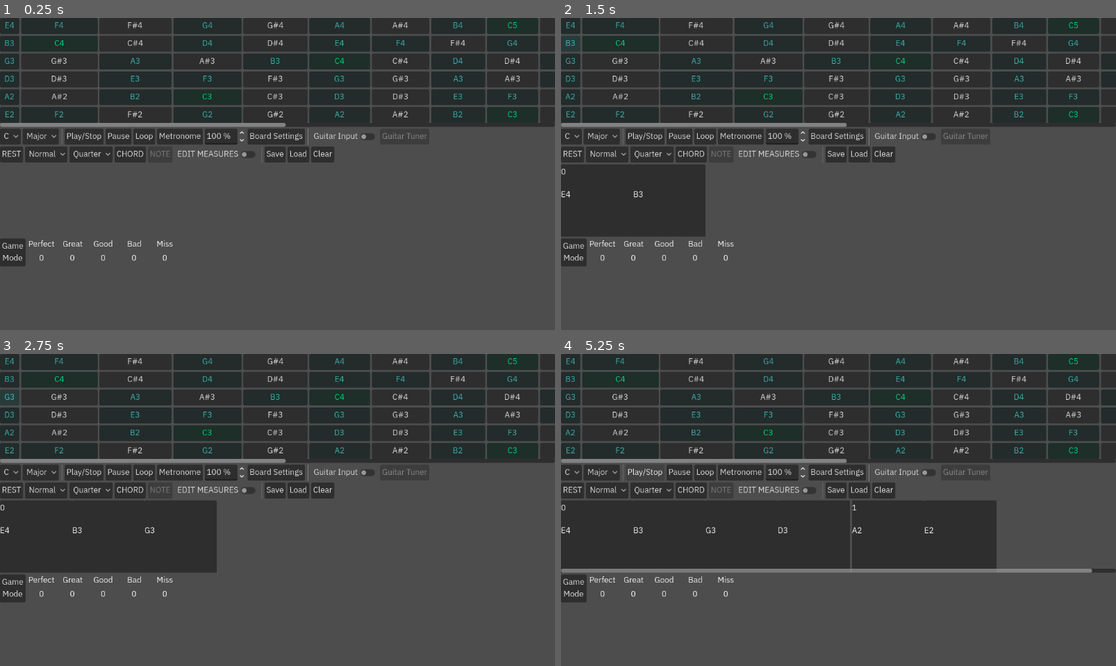
Above: before the commit, frames 1-4 (two rows, left to right).
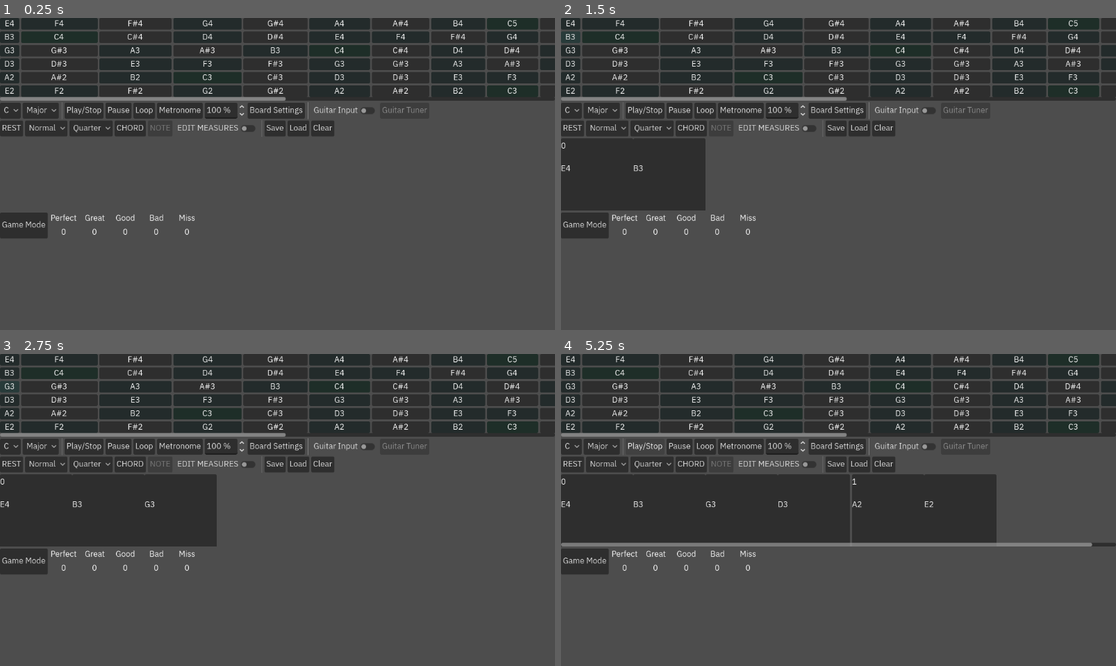
Above: after the commit, the same moments.

Repository: TetroTheo/GuitarMaster
Game: Godot game, scene res://test.tscn
Two runs of this game, one before a commit and one after it. Both use one fixed random seed, a clock stepped at 60 frames per second and the inputs below. Sound files missing from this copy of the repository are replaced by a short silence.
Inputs:
- Up to frame 1 (0.25 s): no input
- Up to frame 2 (1.5 s): click "E4" at 0.5 s; click "B3" at 1.25 s
- Up to frame 3 (2.75 s): click "G3" at 2 s
- Up to frame 4 (5.25 s): click "D3" at 2.75 s; click "A2" at 3.5 s; click "E2" at 4.25 s; click "Play/Stop" at 5 s

The runs differ from the first frame. In frame 1, 17% of the frame differs, in the area x 0-100%, y 0-80%; in frame 2, 17%; in frame 3, 18%; in frame 4, 25%.

Commit message:
attempted to make a new theme for the game. failed.

Diff:
--- a/communicator.gd
+++ b/communicator.gd
@@ -495,6 +495,8 @@
 
 
 func _on_game_mode_toggled(toggled_on: bool) -> void:
+	## reset accuracy count
+	accuracy_matrix = [0, 0, 0, 0, 0]
 	gaming = toggled_on
 
 
--- a/test-fretboard.gd
+++ b/test-fretboard.gd
@@ -74,7 +74,8 @@
 			fret_length = 42
 		## add one to include fret zero
 		for j in range(FRET_NUMBER + 1):
-			var key = Key.new()
+			## load key script
+			var key = load("uid://biq2gnj0eses8").instantiate()
 			if SCALE_FRETS and not j:
 				key.set_length(40)
 			else:
--- a/test-key.gd
+++ b/test-key.gd
@@ -9,7 +9,9 @@
 func set_note(note: Note):
 	key_note = note
 	#key_note.key = self
-	text = note.note_name()
+	$Label.text = note.note_name()
+	size_flags_horizontal = Control.SIZE_FILL
+	custom_minimum_size.y = 24
 
 
 ## this class does not have a scene, so we have to handle
--- /dev/null
+++ b/test-key.tscn
@@ -0,0 +1,25 @@
+[gd_scene format=3 uid="uid://biq2gnj0eses8"]
+
+[ext_resource type="Script" uid="uid://cxcf8fy3mqae6" path="res://test-key.gd" id="1_g7b1e"]
+
+[node name="Key" type="Button" unique_id=1054748385]
+offset_right = 8.0
+offset_bottom = 8.0
+script = ExtResource("1_g7b1e")
+
+[node name="Label" type="Label" parent="." unique_id=2062698914]
+layout_mode = 1
+anchors_preset = 8
+anchor_left = 0.5
+anchor_top = 0.5
+anchor_right = 0.5
+anchor_bottom = 0.5
+offset_left = -20.0
+offset_top = -12.5
+offset_right = 20.0
+offset_bottom = 12.5
+grow_horizontal = 2
+grow_vertical = 2
+text = "C#"
+horizontal_alignment = 1
+vertical_alignment = 1
--- /dev/null
+++ b/test-theme.tres
@@ -0,0 +1,37 @@
+[gd_resource type="Theme" format=3 uid="uid://0t3sxdtmit65"]
+
+[ext_resource type="FontFile" uid="uid://dpqskw3mfngxy" path="res://IBM_Plex_Sans_JP/IBMPlexSansJP-Bold.ttf" id="2_6665y"]
+
+[sub_resource type="StyleBoxFlat" id="StyleBoxFlat_mbqgp"]
+bg_color = Color(0.5856, 0.89759994, 0.96, 1)
+corner_radius_top_left = 4
+corner_radius_top_right = 4
+corner_radius_bottom_right = 4
+corner_radius_bottom_left = 4
+
+[sub_resource type="StyleBoxFlat" id="StyleBoxFlat_xuhg0"]
+bg_color = Color(0.42749998, 0.77583325, 0.95, 1)
+corner_radius_top_left = 4
+corner_radius_top_right = 4
+corner_radius_bottom_right = 4
+corner_radius_bottom_left = 4
+
+[sub_resource type="StyleBoxFlat" id="StyleBoxFlat_catep"]
+bg_color = Color(0.8778041, 0.93792695, 0.96128994, 1)
+corner_radius_top_left = 4
+corner_radius_top_right = 4
+corner_radius_bottom_right = 4
+corner_radius_bottom_left = 4
+
+[resource]
+Button/colors/font_pressed_color = Color(0.42745098, 0.7764706, 0.9490196, 1)
+Button/font_sizes/font_size = 14
+Button/styles/hover = SubResource("StyleBoxFlat_mbqgp")
+Button/styles/normal = SubResource("StyleBoxFlat_xuhg0")
+Button/styles/pressed = SubResource("StyleBoxFlat_catep")
+Label/colors/font_outline_color = Color(0, 0, 0, 1)
+Label/colors/font_shadow_color = Color(0, 0, 0, 0.7058824)
+Label/constants/outline_size = 3
+Label/constants/shadow_offset_x = 0
+Label/constants/shadow_outline_size = 3
+Label/fonts/font = ExtResource("2_6665y")
--- a/test.tscn
+++ b/test.tscn
@@ -301,8 +301,7 @@
 [node name="GameMode" type="Button" parent="Communicator/GamePanel" unique_id=151287369]
 layout_mode = 2
 toggle_mode = true
-text = "Game
-Mode"
+text = "Game Mode"
 
 [node name="Perfect" type="VBoxContainer" parent="Communicator/GamePanel" unique_id=1650644757]
 custom_minimum_size = Vector2(60, 0)
Not shown: 1 places in test.tscn that only renumber resources
